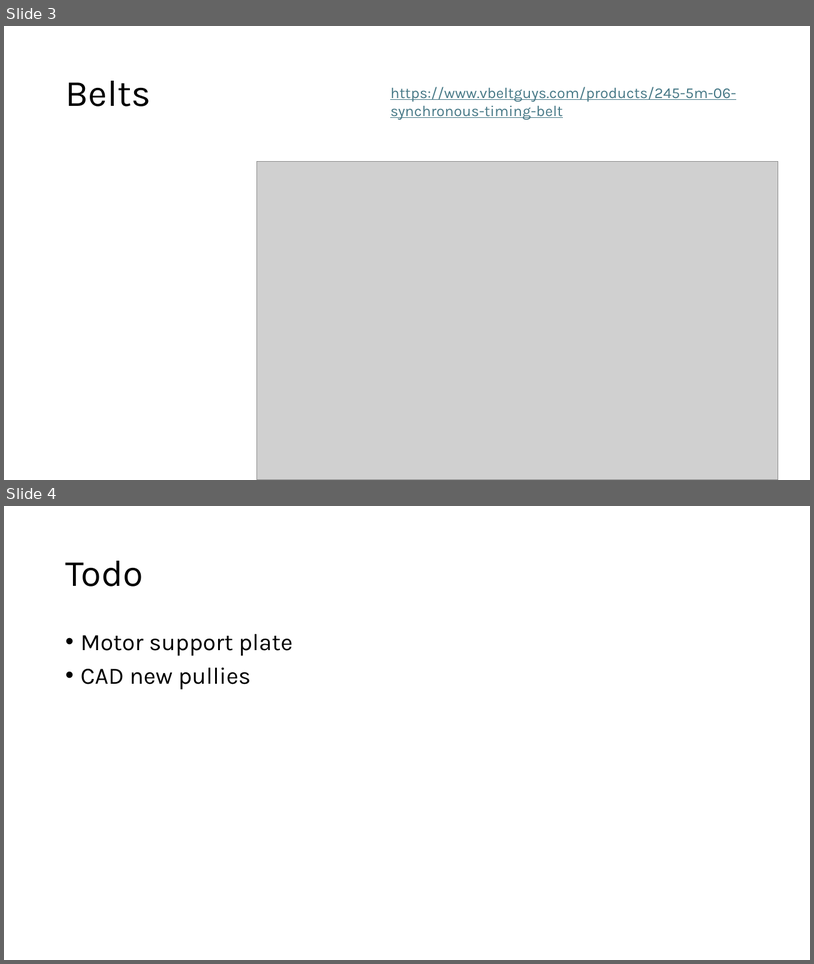
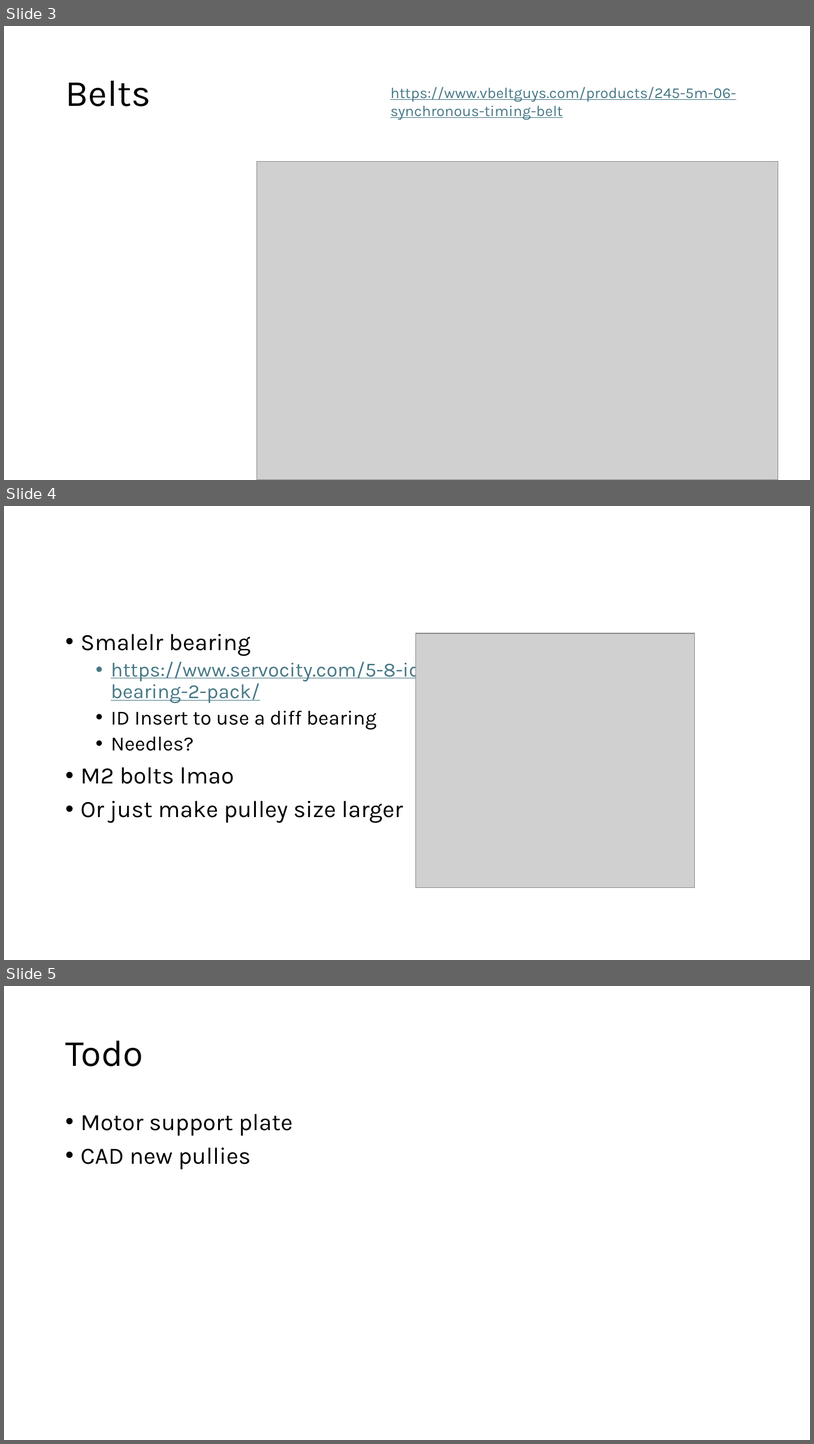
Before and after one commit to OriginalAndCreativeName/PartsAndWreckCAD, a slide deck: Update PPTs/8-28-2024 Chassis Changes.pptx. Shown one above the other, each under a label of ours: slides 3 and 4 before the commit, slides 3, 4 and 5 after it. The pictures are 814x964 and 814x1444 pixels, drawn with LibreOffice and Linux fonts; fonts in the diff are those of the drawing; grey boxes stand for pictures. Boxes give left, top, right and bottom in pixels: in the first picture for what was removed or moved away, otherwise in the second. Text is boxed around its words. In the diff, an @@ line names an element or a change of style, - is before the commit and + after.

```diff
--- a/Update PPTs/8-28-2024 Chassis Changes.pptx
+++ b/Update PPTs/8-28-2024 Chassis Changes.pptx
@@ slide 4 added at [4,506,810,960], background #FFFFFF @@
@@ text added at [81,634,671,823], 24 pt, text #000000 @@
+• Smalelr bearing
+  • https://www.servocity.com/5-8-id-x-7-8-od-non-flanged-ball-bearing-2-pack/
+  • ID Insert to use a diff bearing
+  • Needles?
+• M2 bolts lmao
+• Or just make pulley size larger
@@ picture added at [416,633,695,887] @@
@@ what was slide 4 is now slide 5 @@
```
Also in this commit, not shown: 15 other files.
